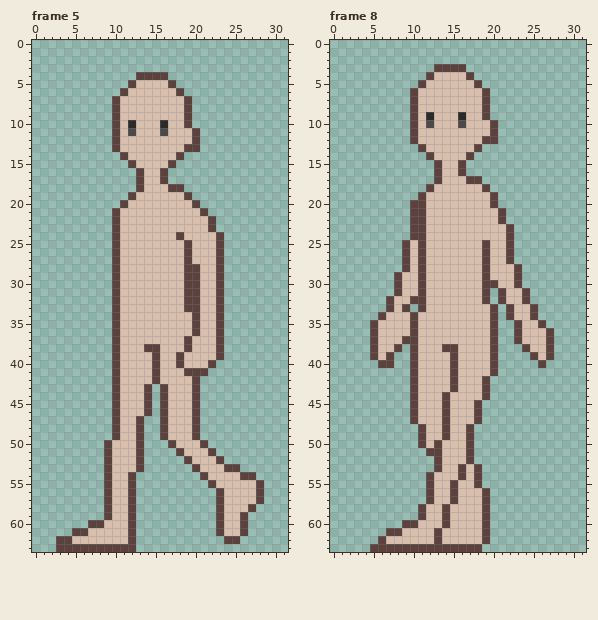
One commit to this pixel-art file: assets/art/characters/asprite/fey-walkcycle.aseprite. The first picture shows the starting point.
32x64 pixels, 8 frames. Shown: frame 5, frame 8. The commit also changed other frames, which this record leaves out.
Once edited:
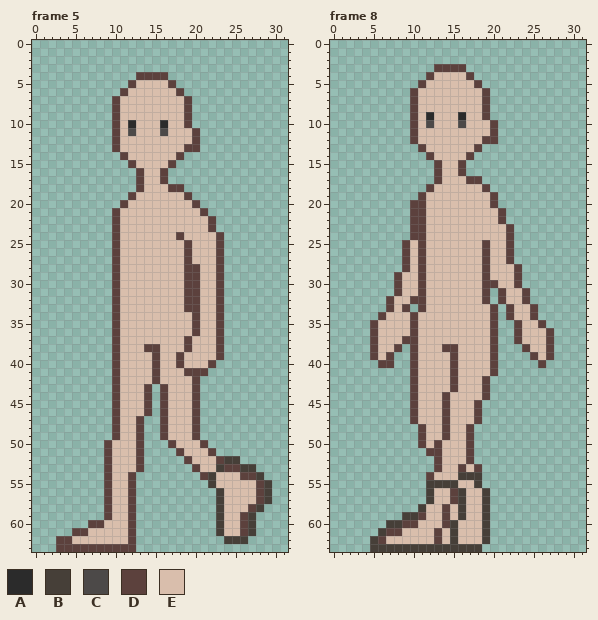
Palette (. is transparent): A #2b2b2b  B #463f38  C #4c4948  D #5c413d  E #d9beac
What changed:
Frame 5, layer "boots":
Colour B is added in row 52 at x 24 to 25; in row 53 at x 26 to 27; in row 54 at x 28; in rows 55 to 57 at x 29; in row 58 at x 28; in rows 59 to 61 at x 27.
Colour B is added in row 62 at x 26.
Colour B replaces colour D in row 55 at x 22; in rows 56 to 61 at x 23; in row 62 at x 24 to 25.
Colour B replaces colour E in row 53 at x 23; in row 54 at x 22.
Frame 8, layer "boots":
Colour B is added in row 59 at x 9 to 10; in row 60 at x 7 to 8; in row 61 at x 6; in row 62 at x 5.
Colour B replaces colour D in row 54 at x 16 and 18; in row 55 at x 12, 15 and 18; in rows 56 to 57 at x 12 and 19; in row 58 at x 11 and 19; in rows 59 to 62 at x 19; in row 63 at x 5 to 18.
Colour B replaces colour E in row 54 at x 17; in row 55 at x 13 to 14; in rows 56 to 59 at x 16; in rows 60 to 62 at x 15.
